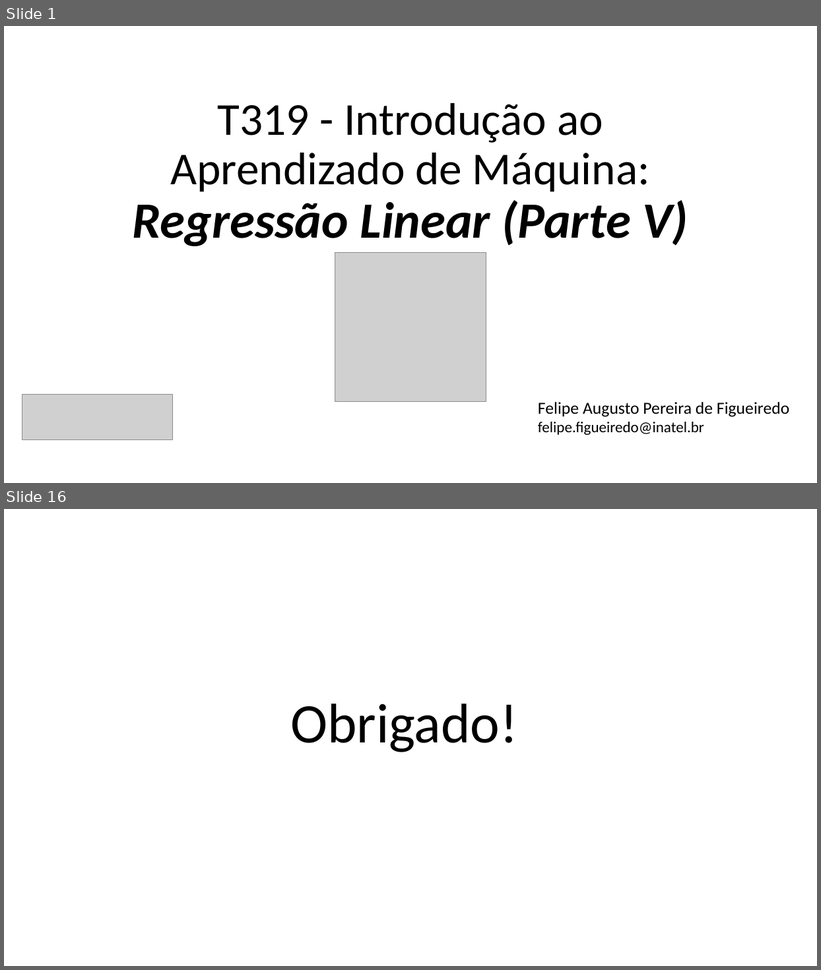
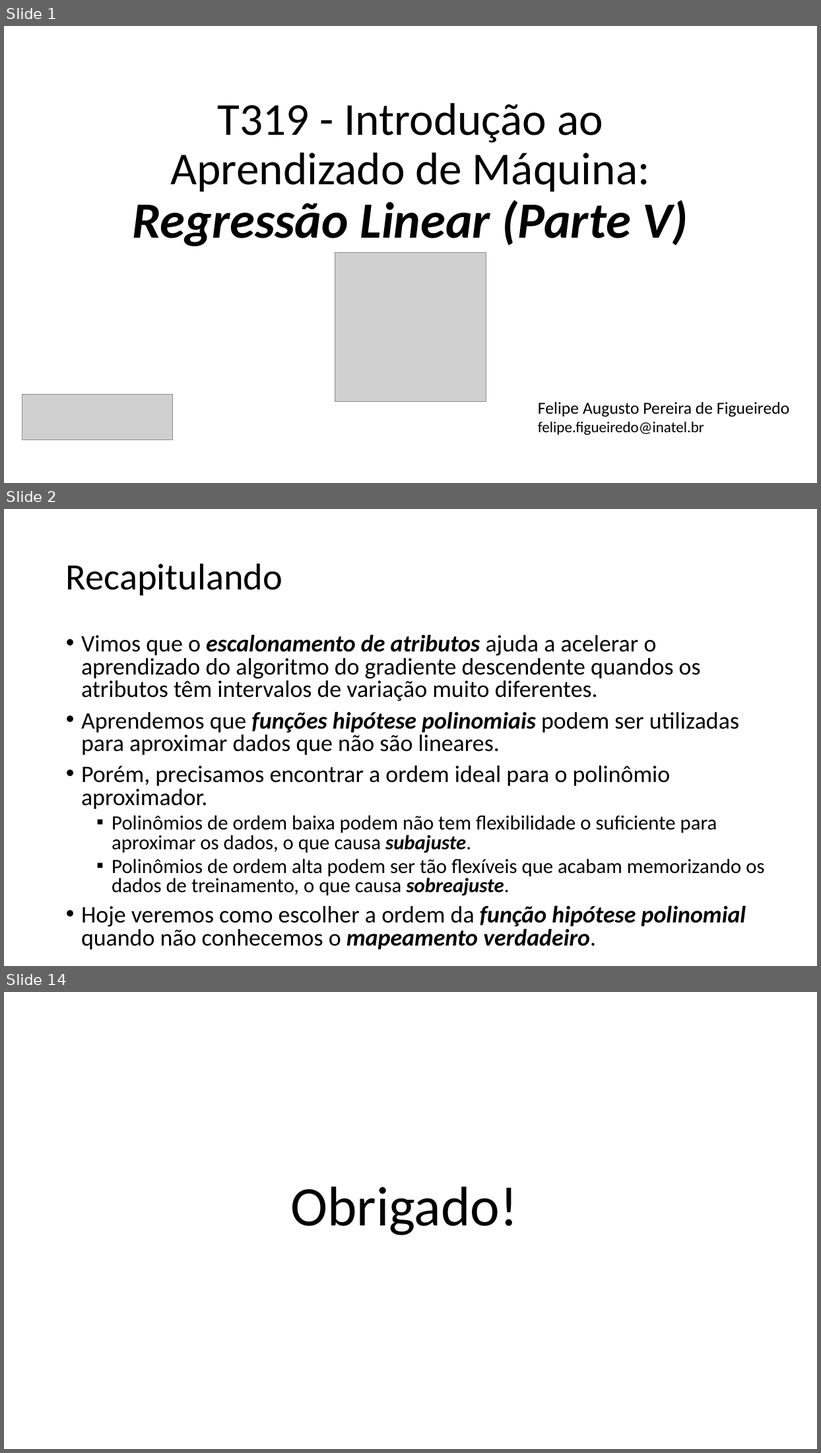
Before and after one commit to zz4fap/t319_aprendizado_de_maquina, a slide deck: slides/T319_Regressão_Linear (Parte V).pptx. Shown one above the other, each under a label of ours: slides 1 and 16 before the commit, slides 1, 2 and 14 after it; the slides between them are not shown. The pictures are 821x970 and 821x1453 pixels, drawn with LibreOffice and Linux fonts; fonts in the diff are those of the drawing; grey boxes stand for pictures. Boxes give left, top, right and bottom in pixels: in the first picture for what was removed or moved away, otherwise in the second. Text is boxed around its words. In the diff, an @@ line names an element or a change of style, - is before the commit and + after.

```diff
--- a/slides/T319_Regressão_Linear (Parte V).pptx
+++ b/slides/T319_Regressão_Linear (Parte V).pptx
@@ slide 2 added at box(4, 509, 817, 966), background #FFFFFF @@
@@ title added at box(66, 563, 283, 595), 44 pt, text #000000 @@
+Recapitulando
@@ text added at box(81, 634, 764, 950), 28 pt, text #000000 @@
+• Vimos que o escalonamento de atributos ajuda a acelerar o aprendizado do algoritmo do gradiente descendente quandos os atributos têm intervalos de variação muito diferentes.
+• Aprendemos que funções hipótese polinomiais podem ser utilizadas para aproximar dados que não são lineares.
+• Porém, precisamos encontrar a ordem ideal para o polinômio aproximador.
+  ▪ Polinômios de ordem baixa podem não tem flexibilidade o suficiente para aproximar os dados, o que causa subajuste.
+  ▪ Polinômios de ordem alta podem ser tão flexíveis que acabam memorizando os dados de treinamento, o que causa sobreajuste.
+• Hoje veremos como escolher a ordem da função hipótese polinomial quando não conhecemos o mapeamento verdadeiro.
@@ what was slide 16 is now slide 14 @@
```
Also in this commit, not shown: 6 slides changed, 6 other slides added, 8 slides removed, 8 other files.
